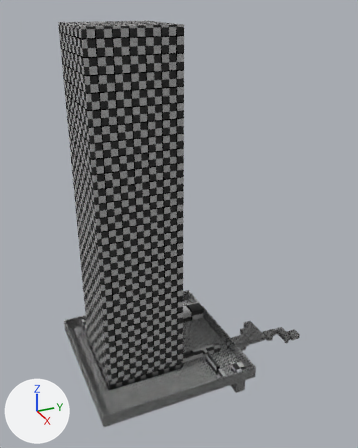
One commit to the Blender file levels/level_1/level_1_model.blend: the scene before it, then after it.
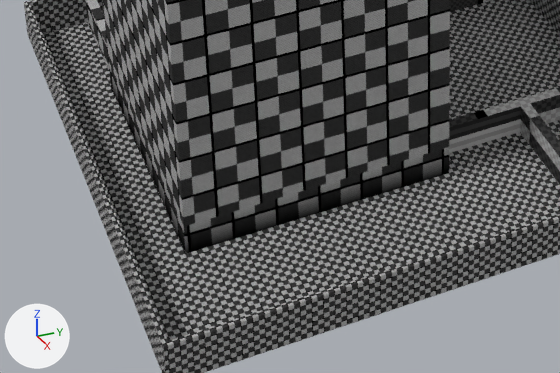
Each version appears first whole from a 50 mm camera at (245.5, -205.4, 234.9) aimed at (-15.3, -88.0, 104.5), and next in a close-up on the part from 16% to 60% of the width and 71% to 95% of the height. Arrows for +X, +Y and +Z are at lower left; the lights stay in place. The older version's two pictures come first.

Names of what the first close-up shows: 'Cube-col.002', 'Cube-col.004', 'Cube-col.005', 'Cube.001-col', 'Cube.001-col.001', 'Cube.001-col.002' and 1 more.
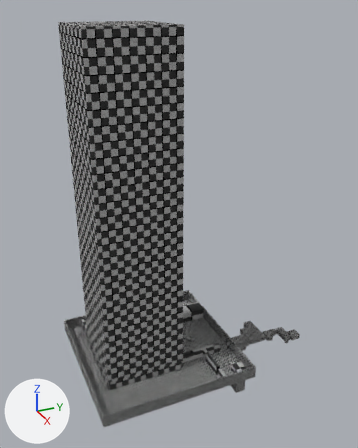
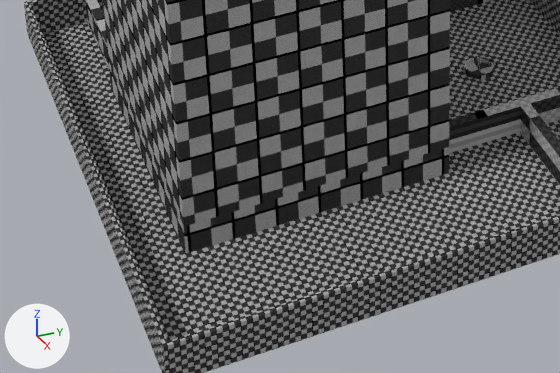
Pixel boxes [x1, y1, x2, y2] of what changed, in the close-ups (560 x 373 px):
'Cube-col.008', added
    after: [463, 56, 495, 80]
part 1 of me_cube_010, recoloured
    both: [110, 74, 449, 253]

Patch to the scene script:
```diff
--- a/levels/level_1/level_1_model.blend.py
+++ b/levels/level_1/level_1_model.blend.py
@@ me_cube_010 @@
 me_cube_010.from_pydata(...)  # 24 vertices, 17 faces; spans x -25.0..25.0, y -25.0..25.0, z -8.0..-2.0
 # used by ob_cube_001_col_002; location = (-13.0, -122.5, 21.9)
+# me_cube_010 part 1: 12 faces centred in x -25.0..25.0, y -25.0..25.0, z -5.7..-2.1 are repainted in the vertex colours; the middle colour goes from grey #8b8b8b to white #ffffff
 me_cube_010.materials.append(mat_base)
@@ me_cube_011 @@
+me_cube_011.from_pydata(...)  # 56 vertices, 43 faces; spans x -3.0..3.0, y -3.0..3.0, z -1.0..1.88
+me_cube_011.materials.append(mat_base)
@@ ob_cube_col_008 @@
+ob_cube_col_008 = bpy.data.objects.new('Cube-col.008', me_cube_011)
+ob_cube_col_008.location = (-13.0, -79.5, 14.9)
```
